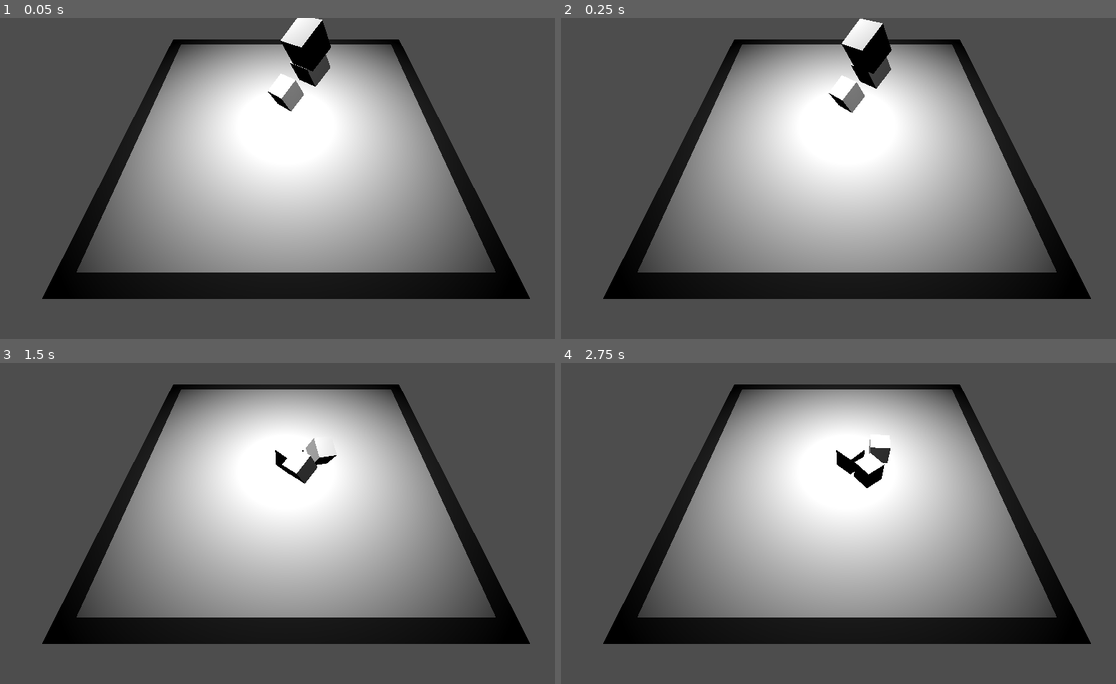
Above: before the commit, frames 1-4 (two rows, left to right).
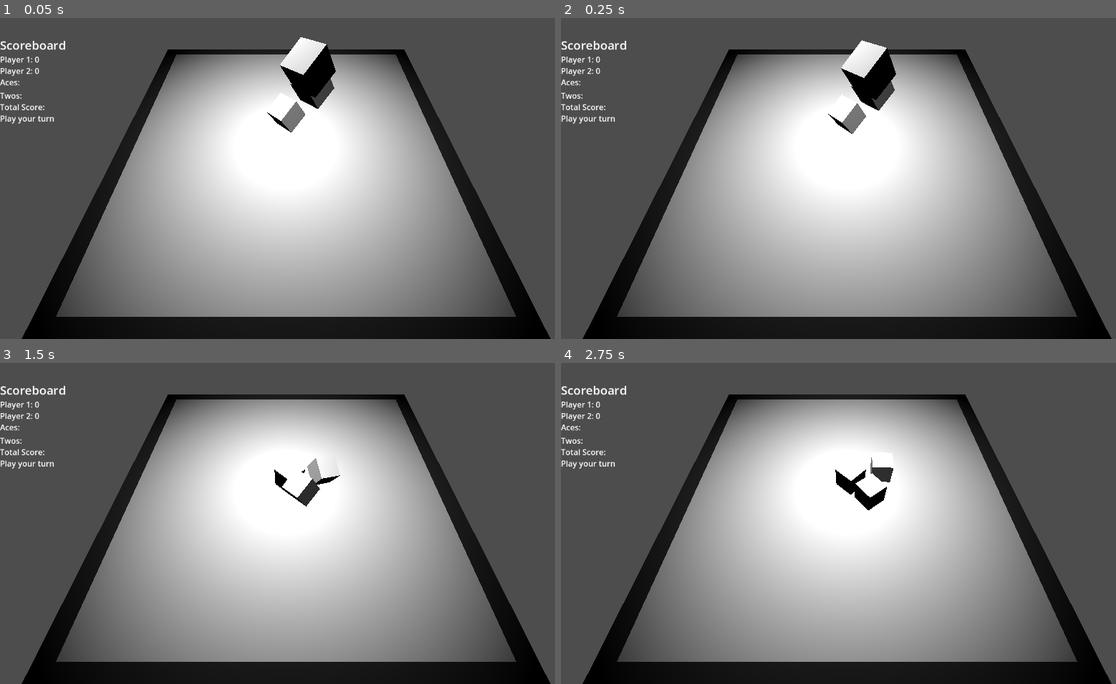
Above: after the commit, the same moments.

Repository: John-Popovici/duel-of-the-eights
Game: Godot game, scene res://Scenes/game_scene.tscn
The game is run twice, just before and just after one commit, with the same random seed, the same clock (stepped at 60 frames per second) and the same inputs.
Inputs:
- Up to frame 1 (0.05 s): no input
- Up to frame 2 (0.25 s): no input
- Up to frame 3 (1.5 s): no input
- Up to frame 4 (2.75 s): no input

The runs differ from the first frame. In frame 1, 34% of the frame differs, in the area x 0-100%, y 0-100%; in frame 2, 34%; in frame 3, 34%; in frame 4, 34%, in the area x 0-100%, y 6-100%.

Commit message:
Scoreboard template setup

Diff:
--- a/src/Scenes/game_scene.tscn
+++ b/src/Scenes/game_scene.tscn
@@ -1,4 +1,6 @@
-[gd_scene load_steps=7 format=3 uid="uid://dxwfosg6try75"]
+[gd_scene load_steps=8 format=3 uid="uid://dxwfosg6try75"]
+
+[ext_resource type="Script" path="res://Scripts/scoreboard.gd" id="1_gapl4"]
 
 [sub_resource type="BoxMesh" id="BoxMesh_c0fec"]
 
@@ -16,7 +18,7 @@
 [node name="Game_Scene" type="Node3D"]
 
 [node name="Camera3D" type="Camera3D" parent="."]
-transform = Transform3D(1, 0, 0, 0, 0.5, 0.866025, 0, -0.866025, 0.5, 0, 25, 25)
+transform = Transform3D(1, 0, 0, 0, 0.5, 0.866025, 0, -0.866025, 0.5, 0, 25, 21)
 
 [node name="GameBoard" type="MeshInstance3D" parent="."]
 transform = Transform3D(50, 0, 0, 0, 0.5, 0, 0, 0, 50, 0, 0, 0)
@@ -73,3 +75,76 @@
 [node name="CollisionShape3D" type="CollisionShape3D" parent="DiceContainer/Dice3"]
 transform = Transform3D(3, 0, 0, 0, 3, 0, 0, 0, 3, 0, 0, 0)
 shape = SubResource("BoxShape3D_yb52v")
+
+[node name="CanvasLayer" type="CanvasLayer" parent="."]
+
+[node name="ScoreboardContatiner" type="VBoxContainer" parent="CanvasLayer"]
+offset_right = 197.0
+offset_bottom = 253.0
+theme_override_constants/separation = 0
+alignment = 1
+script = ExtResource("1_gapl4")
+
+[node name="TitleLabel" type="Label" parent="CanvasLayer/ScoreboardContatiner"]
+layout_mode = 2
+theme_override_font_sizes/font_size = 24
+text = "Scoreboard"
+
+[node name="Player1ScoreContainer" type="HBoxContainer" parent="CanvasLayer/ScoreboardContatiner"]
+layout_mode = 2
+
+[node name="Player1Name" type="Label" parent="CanvasLayer/ScoreboardContatiner/Player1ScoreContainer"]
+layout_mode = 2
+text = "Player 1:"
+
+[node name="Player1Score" type="Label" parent="CanvasLayer/ScoreboardContatiner/Player1ScoreContainer"]
+layout_mode = 2
+text = "0"
+
+[node name="Player2ScoreContainer" type="HBoxContainer" parent="CanvasLayer/ScoreboardContatiner"]
+layout_mode = 2
+
+[node name="Player2Name" type="Label" parent="CanvasLayer/ScoreboardContatiner/Player2ScoreContainer"]
+layout_mode = 2
+text = "Player 2:"
+
+[node name="Player2Score" type="Label" parent="CanvasLayer/ScoreboardContatiner/Player2ScoreContainer"]
+layout_mode = 2
+text = "0"
+
+[node name="CategoryContainers" type="VBoxContainer" parent="CanvasLayer/ScoreboardContatiner"]
+layout_mode = 2
+
+[node name="AcesContainer" type="HBoxContainer" parent="CanvasLayer/ScoreboardContatiner/CategoryContainers"]
+layout_mode = 2
+
+[node name="CategoryName" type="Label" parent="CanvasLayer/ScoreboardContatiner/CategoryContainers/AcesContainer"]
+layout_mode = 2
+text = "Aces:"
+
+[node name="CategoryScore" type="Label" parent="CanvasLayer/ScoreboardContatiner/CategoryContainers/AcesContainer"]
+layout_mode = 2
+
+[node name="TwosContainer" type="HBoxContainer" parent="CanvasLayer/ScoreboardContatiner/CategoryContainers"]
+layout_mode = 2
+
+[node name="CategoryName" type="Label" parent="CanvasLayer/ScoreboardContatiner/CategoryContainers/TwosContainer"]
+layout_mode = 2
+text = "Twos:"
+
+[node name="CategoryScore" type="Label" parent="CanvasLayer/ScoreboardContatiner/CategoryContainers/TwosContainer"]
+layout_mode = 2
+
+[node name="TotalScoreContainer" type="HBoxContainer" parent="CanvasLayer/ScoreboardContatiner"]
+layout_mode = 2
+
+[node name="TotalScoreLabel" type="Label" parent="CanvasLayer/ScoreboardContatiner/TotalScoreContainer"]
+layout_mode = 2
+text = "Total Score:"
+
+[node name="TotalScore" type="Label" parent="CanvasLayer/ScoreboardContatiner/TotalScoreContainer"]
+layout_mode = 2
+
+[node name="TurnStatusLabel" type="Label" parent="CanvasLayer/ScoreboardContatiner"]
+layout_mode = 2
+text = "Play your turn"
--- /dev/null
+++ b/src/Scripts/scoreboard.gd
@@ -0,0 +1,46 @@
+# Scoreboard.gd
+
+extends VBoxContainer
+
+# Labels for individual categories and scores
+@onready var player1_score_label = $Player1ScoreContainer/Player1Score
+@onready var player2_score_label = $Player2ScoreContainer/Player2Score
+@onready var aces_score_label = $CategoryContainers/AcesContainer/AcesScore
+# Repeat for all category labels...
+
+@onready var total_score_label = $TotalScoreContainer/TotalScore
+@onready var turn_indicator_label = $TurnIndicatorLabel
+
+# Function to update a category score
+func update_category_score(player: int, category: String, score: int) -> void:
+	match category:
+		"Aces":
+			aces_score_label.text = str(score)
+		"Twos":
+			$CategoryContainers/TwosContainer/TwosScore.text = str(score)
+		# Repeat for other categories
+
+# Function to update player score
+func update_player_score(player: int, score: int) -> void:
+	if player == 1:
+		player1_score_label.text = str(score)
+	elif player == 2:
+		player2_score_label.text = str(score)
+
+# Function to update total score
+func update_total_score(score: int) -> void:
+	total_score_label.text = str(score)
+
+# Function to update the turn indicator
+func update_turn_indicator(player_name: String) -> void:
+	turn_indicator_label.text = "%s's Turn" % player_name
+
+
+# Called when the node enters the scene tree for the first time.
+func _ready() -> void:
+	pass # Replace with function body.
+
+
+# Called every frame. 'delta' is the elapsed time since the previous frame.
+func _process(delta: float) -> void:
+	pass
